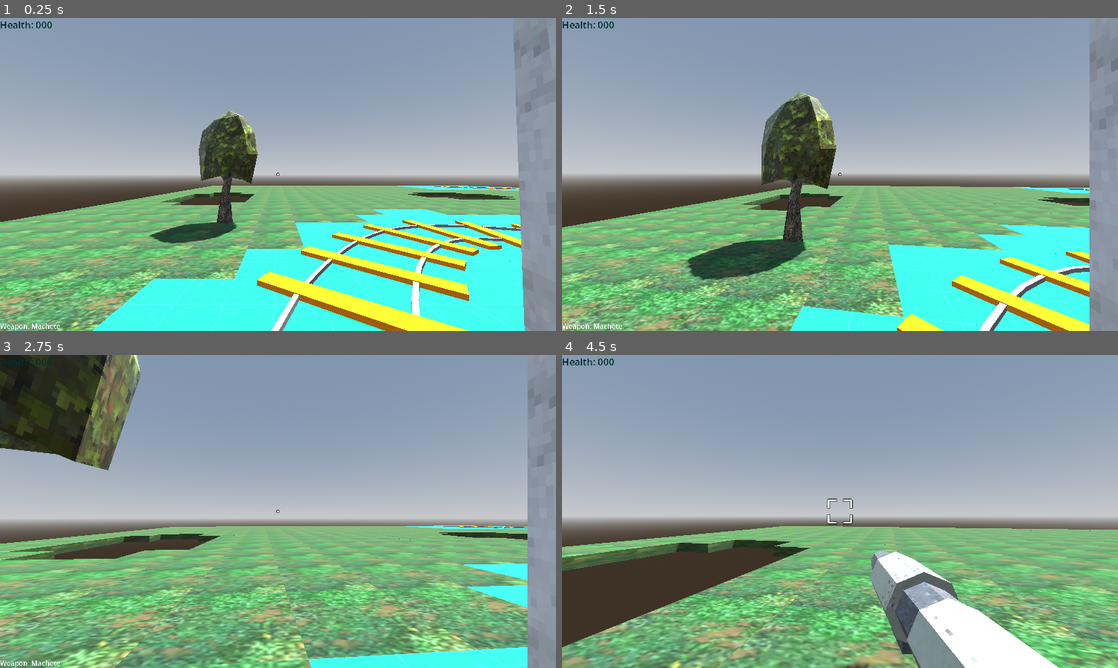
Above: before the commit, frames 1-4 (two rows, left to right).
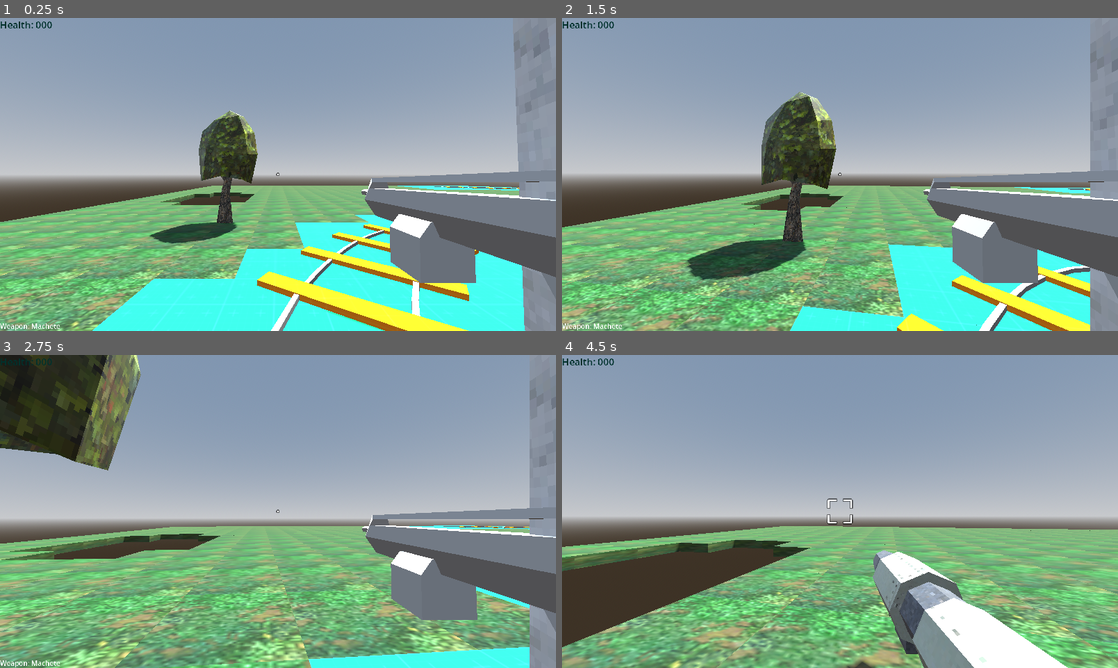
Above: after the commit, the same moments.

Repository: steelx/3d-train-fps
Game: Godot game, scene res://scenes/Level_1.tscn
Two runs of this game, one before a commit and one after it. Both use one fixed random seed, a clock stepped at 60 frames per second and the inputs below.
Inputs (mouse positions are in pixels of both pictures, inside the frame that each line leads up to):
- Up to frame 1 (0.25 s): no input
- Up to frame 2 (1.5 s): tap Enter at 0.5 s; move the mouse to (867, 174) at 0.52 s; hold W (move_forward) from 0.53 s (still down); click (867, 174) at 0.6 s; tap Space (jump) at 0.77 s; move the mouse to (812, 174) at 1.27 s; tap 0 at 1.35 s
- Up to frame 3 (2.75 s): keep holding W (move_forward); tap Space (jump) at 1.52 s; move the mouse to (289, 505) at 2.02 s; tap 1 at 2.1 s
- Up to frame 4 (4.5 s): keep holding W (move_forward); move the mouse to (834, 517) at 2.77 s; tap 2 at 2.85 s; tap Space (jump) at 3.02, 3.77 s; move the mouse to (878, 514) at 3.52 s; tap 3 at 3.6 s; move the mouse to (795, 508) at 4.27 s; tap 4 at 4.35 s

The runs differ from the first frame. In frame 1, 8.2% of the frame differs, in the area x 65-100%, y 48-88%; in frame 2, 8.5%; in frame 3, 8.8%, in the area x 65-100%, y 8-100%; in frame 4, 1.7%.

Commit message:
feat: weapon moving animation

Diff:
--- a/scenes/components/WeaponManager.gd
+++ b/scenes/components/WeaponManager.gd
@@ -9,6 +9,7 @@
 	WeaponSlots.ROCKET_LAUNCHER: true
 }
 
+@onready var animationPlayer: AnimationPlayer = $AnimationPlayer
 @onready var weapon_label := $Weapons/CanvasLayer/WeaponLabel
 @onready var weapons = $Weapons.get_children()
 var current_weapon: Node3D = null:
@@ -103,3 +104,12 @@
 		return global_position.direction_to(collision.position)
 	else:
 		return global_position.direction_to(to)
+
+
+func update_animation(velocity: Vector3, is_on_ground: bool) -> void:
+	if current_weapon == null:
+		return
+	if current_weapon and !current_weapon.has_method("is_idle"):
+		return
+	if is_on_ground and velocity.length() > 0.5 and current_weapon.is_idle():
+		animationPlayer.play("moving")
--- a/scenes/components/WeaponManager.tscn
+++ b/scenes/components/WeaponManager.tscn
@@ -375,6 +375,42 @@
 "idle": SubResource("Animation_8gtyd")
 }
 
+[sub_resource type="Animation" id="Animation_c3ypr"]
+resource_name = "moving"
+tracks/0/type = "value"
+tracks/0/imported = false
+tracks/0/enabled = true
+tracks/0/path = NodePath(".:position")
+tracks/0/interp = 1
+tracks/0/loop_wrap = true
+tracks/0/keys = {
+"times": PackedFloat32Array(0, 0.5, 1),
+"transitions": PackedFloat32Array(1, 1, 1),
+"update": 0,
+"values": [Vector3(0, 0, 0), Vector3(0.03, 0, 0), Vector3(0, 0, 0)]
+}
+
+[sub_resource type="Animation" id="Animation_wvmmr"]
+length = 0.001
+tracks/0/type = "value"
+tracks/0/imported = false
+tracks/0/enabled = true
+tracks/0/path = NodePath(".:position")
+tracks/0/interp = 1
+tracks/0/loop_wrap = true
+tracks/0/keys = {
+"times": PackedFloat32Array(0),
+"transitions": PackedFloat32Array(1),
+"update": 0,
+"values": [Vector3(0, 0, 0)]
+}
+
+[sub_resource type="AnimationLibrary" id="AnimationLibrary_v6atx"]
+_data = {
+"RESET": SubResource("Animation_wvmmr"),
+"moving": SubResource("Animation_c3ypr")
+}
+
 [node name="WeaponManager" type="Node3D"]
 script = ExtResource("1_upckl")
 
@@ -415,7 +451,6 @@
 texture = ExtResource("5_mgsjh")
 
 [node name="MachineGun" type="Node3D" parent="Weapons"]
-visible = false
 script = ExtResource("3_wcgjg")
 automatic = true
 ammo = 150
@@ -550,6 +585,12 @@
 grow_horizontal = 2
 grow_vertical = 0
 
+[node name="AnimationPlayer" type="AnimationPlayer" parent="."]
+root_node = NodePath("../Weapons")
+libraries = {
+"": SubResource("AnimationLibrary_v6atx")
+}
+
 [connection signal="e_fired" from="Weapons/MachineGun" to="Weapons/MachineGun/MuzzleFlash" method="_on_machine_gun_e_fired"]
 [connection signal="e_fired" from="Weapons/Shotgun" to="Weapons/Shotgun/MuzzleFlash" method="_on_shotgun_e_fired"]
 [connection signal="e_fired" from="Weapons/RocketLauncher" to="Weapons/RocketLauncher/MuzzleFlash" method="_on_rocket_launcher_e_fired"]
--- a/scenes/components/weapons/Weapon.gd
+++ b/scenes/components/weapons/Weapon.gd
@@ -93,3 +93,7 @@
 func set_to_attack_idle() -> void:
 	anim_player.stop()
 	anim_player.play("idle")
+
+
+func is_idle() -> bool:
+	return !anim_player.is_playing() or anim_player.current_animation == "idle"
--- a/scenes/player/Player.gd
+++ b/scenes/player/Player.gd
@@ -59,6 +59,7 @@
 	handle_character_rotation(input, delta)
 	handle_animation(input, delta)
 	handle_camera_rotation()
+	weapon_manager.update_animation(linear_velocity, is_on_ground())
 
 
 func _unhandled_input(event: InputEvent) -> void:
@@ -77,7 +78,7 @@
 		weapon_manager.attack(false, false)
 
 	if event.is_action_pressed(JUMP):
-		if raycast.is_colliding():
+		if is_on_ground():
 			apply_central_impulse(Vector3.UP * JUMP_FORCE)
 			handle_jump_animation()
 	if event is InputEventKey and event.is_pressed():
@@ -136,3 +137,7 @@
 
 func health_changed(health: int) -> void:
 	health_label.text = "Health: " + str(health)
+
+
+func is_on_ground() -> bool:
+	return raycast.is_colliding()
--- a/scenes/player/Player.tscn
+++ b/scenes/player/Player.tscn
@@ -79,11 +79,11 @@
 transform = Transform3D(-1, 0, -8.74228e-08, 0, 1, 0, 8.74228e-08, 0, -1, 0, 0, 0)
 
 [node name="Skeleton3D" parent="Character/KayKit Animated Character2" index="0"]
-bones/0/rotation = Quaternion(-0.00134338, 0, 0, 0.999999)
-bones/1/rotation = Quaternion(0.0464455, -1.62408e-26, -9.89185e-18, 0.998921)
-bones/2/rotation = Quaternion(-0.685392, -0.174162, 0.685244, -0.174199)
+bones/0/rotation = Quaternion(-0.0128546, 0, 0, 0.999917)
+bones/1/rotation = Quaternion(0.0630943, -3.87263e-26, -9.8922e-18, 0.998008)
+bones/2/rotation = Quaternion(-0.680966, -0.192867, 0.679521, -0.19323)
 bones/3/rotation = Quaternion(0.606617, -0.606617, 0.36334, 0.36334)
-bones/4/rotation = Quaternion(-0.704493, 0.287324, 0.646664, 0.0544038)
+bones/4/rotation = Quaternion(-0.698982, 0.299615, 0.646036, 0.0655162)
 bones/5/rotation = Quaternion(0.300506, -0.376591, 0.679877, 0.55285)
 
 [node name="AnimationTree" type="AnimationTree" parent="."]
Not shown: 1 places in scenes/components/WeaponManager.tscn that only renumber resources
